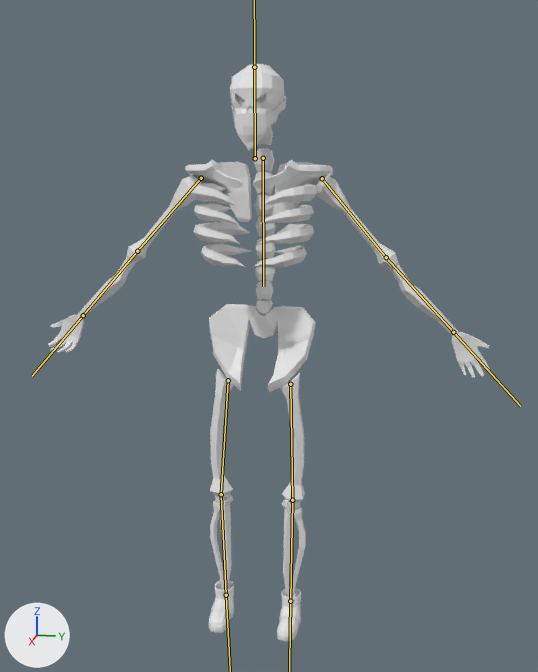
The FBX model Shadow Heart/Assets/Nathananas/Skeleton/skeleton_mesh.fbx, before and after one commit.
Rendered twice from a 50 mm camera at (2.238, 0.495, 1.591) aimed at (-0.055, 0.036, 1.018). Arrows for +X, +Y and +Z are at lower left; the lights stay in place. The bones that bend it are drawn over the model as lines.

In view in the first picture: 'Skeleton'.
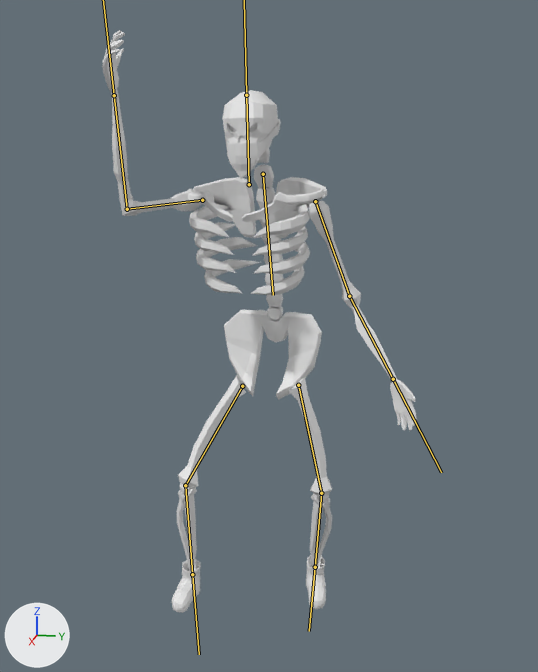
The newer file adds an action. The first version stands in its rest pose; the second is drawn at frame 31 of the action 'Armature.001|Armature.Attack'.

Location of each change, (x1, y1, x2, y2) in pixels of the pictures (538 x 672 px):
'Skeleton', posed (29% narrower): before (48, 64, 489, 642); after (102, 30, 417, 613)
bone 'Body', root to tip: before (263, 158) to (263, 286); after (263, 174) to (273, 295)
bone 'Up.Leg.L', root to tip: before (290, 384) to (292, 500); after (298, 385) to (321, 493)
bone 'Down.Leg.L', root to tip: before (292, 500) to (290, 601); after (321, 493) to (315, 567)
bone 'Shoulder.L', root to tip: before (322, 178) to (386, 257); after (315, 201) to (349, 296)
bone 'Arm.L', root to tip: before (386, 257) to (453, 332); after (349, 296) to (393, 379)
bone 'Head', root to tip: before (255, 158) to (254, 67); after (249, 184) to (246, 95)
bone 'Up.Leg.R', root to tip: before (228, 380) to (221, 494); after (242, 386) to (185, 485)
bone 'Down.Leg.R', root to tip: before (221, 494) to (226, 595); after (185, 485) to (192, 574)
bone 'Shoulder.R', root to tip: before (201, 178) to (137, 251); after (202, 200) to (127, 209)
bone 'Arm.R', root to tip: before (137, 251) to (83, 315); after (127, 209) to (114, 95)

The edits, one by one:
Bone 'Body' (bone_body) moves from (0.0, 0.0, 0.0) to (0.0, 0.12, 0.0).
Bone 'Body' (bone_body) turns from (0, 0, 0) to (-3, 10, -12) degrees about its own x, y and z.
Bone 'Up.Leg.L' (bone_up_leg_l) moves from (0.0, 0.0, 0.0) to (0.01, -0.05, 0.0).
Bone 'Up.Leg.L' (bone_up_leg_l) turns from (0, 0, 0) to (-11, -24, 12) degrees about its own x, y and z.
Bone 'Down.Leg.L' (bone_down_leg_l) turns from (0, 0, 0) to (11, 3, -21) degrees about its own x, y and z.
Bone 'Shoulder.L' (bone_shoulder_l) turns from (0, 0, 0) to (46, -54, -42) degrees about its own x, y and z.
Bone 'Arm.L' (bone_arm_l) turns from (0, 0, 0) to (68, 63, 107) degrees about its own x, y and z.
Bone 'Head' (bone_head) turns from (0, 0, 0) to (9, 7, 2) degrees about its own x, y and z.
Bone 'Up.Leg.R' (bone_up_leg_r) moves from (0.0, 0.0, 0.0) to (0.0, 0.01, 0.0).
Bone 'Up.Leg.R' (bone_up_leg_r) turns from (0, 0, 0) to (20, -1, 40) degrees about its own x, y and z.
Bone 'Down.Leg.R' (bone_down_leg_r) turns from (0, 0, 0) to (-13, -8, -37) degrees about its own x, y and z.
Bone 'Shoulder.R' (bone_shoulder_r) turns from (0, 0, 0) to (25, 34, 97) degrees about its own x, y and z.
Bone 'Arm.R' (bone_arm_r) turns from (0, 0, 0) to (16, -60, 69) degrees about its own x, y and z.
